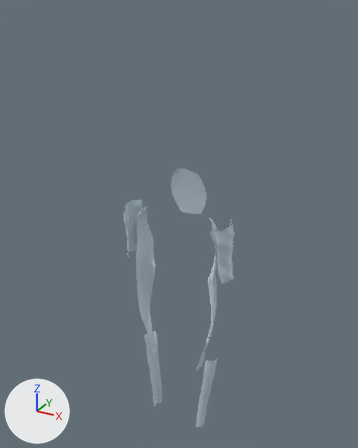
What one commit did to the glTF model public/models/fascia.glb.
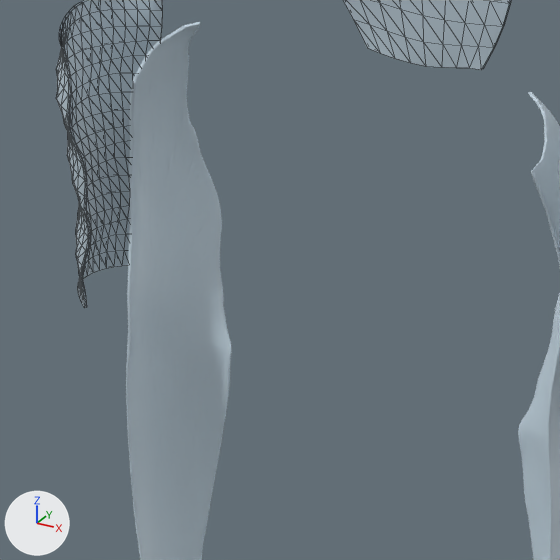
The first picture shows the older version from a 50 mm camera at (0.764, -1.413, 0.731) aimed at (-0.023, 0.019, 0.015). The close-ups show the older and then the newer version on the part from 32% to 60% of the width and 45% to 68% of the height of that picture. Only the edits that show in the close-ups are written down. Lighting does not change. The marker at lower left points along +X, +Y and +Z. The close-ups show mesh edges as thin lines.

Names of what the first close-up shows: 'fascia-lata-d', 'fascia-thoracolombaire', 'tractus-ilio-tibial-d', 'tractus-ilio-tibial-g'.
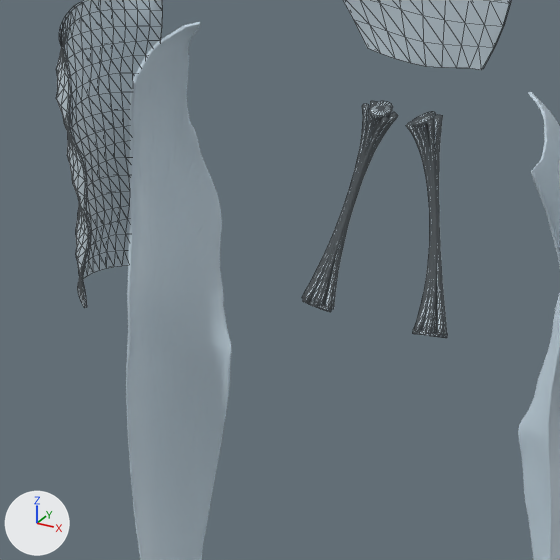
Where the change shows, as pixel boxes [x1, y1, x2, y2] in the close-ups (560 x 560 px):
'sacro-tubereux-g', added
    after: [406, 112, 447, 338]
'sacro-tubereux-d', added
    after: [302, 101, 398, 312]

The change, as a list of edits to the scene's bpy script:
```text
Add mat_defaultmaterial_009:
    mat_defaultmaterial_009 = bpy.data.materials.new('DefaultMaterial.009')
    mat_defaultmaterial_009.use_nodes = True; mat_defaultmaterial_009.node_tree.nodes.clear()
    _N = mat_defaultmaterial_009.node_tree.nodes; _L = mat_defaultmaterial_009.node_tree.links
    n0 = _N.new('ShaderNodeOutputMaterial'); n0.name = 'Material Output'
    n1 = _N.new('ShaderNodeBsdfPrincipled'); n1.name = 'Principled BSDF'
    n2 = _N.new('ShaderNodeVertexColor'); n2.name = 'Color Attribute'
    _L.new(n1.outputs[0], n0.inputs[0])  # 'BSDF' to 'Surface'
    _L.new(n2.outputs[0], n1.inputs[0])  # 'Color' to 'Base Color'
Add mat_defaultmaterial_008:
    mat_defaultmaterial_008 = bpy.data.materials.new('DefaultMaterial.008')
    mat_defaultmaterial_008.use_nodes = True; mat_defaultmaterial_008.node_tree.nodes.clear()
    _N = mat_defaultmaterial_008.node_tree.nodes; _L = mat_defaultmaterial_008.node_tree.links
    n0 = _N.new('ShaderNodeOutputMaterial'); n0.name = 'Material Output'
    n1 = _N.new('ShaderNodeBsdfPrincipled'); n1.name = 'Principled BSDF'
    n2 = _N.new('ShaderNodeVertexColor'); n2.name = 'Color Attribute'
    _L.new(n1.outputs[0], n0.inputs[0])  # 'BSDF' to 'Surface'
    _L.new(n2.outputs[0], n1.inputs[0])  # 'Color' to 'Base Color'
Add me_sacro_tubereux_g:
    me_sacro_tubereux_g.from_pydata(...)  # 1808 vertices, 3564 faces; spans x 0.0057..0.0563, y -0.0198..0.0447, z -0.114..0.0244
    me_sacro_tubereux_g.materials.append(mat_defaultmaterial_009)
Add me_sacro_tubereux_d:
    me_sacro_tubereux_d.from_pydata(...)  # 1808 vertices, 3564 faces; spans x -0.0529..-0.005, y -0.0197..0.0447, z -0.1143..0.0243
    me_sacro_tubereux_d.materials.append(mat_defaultmaterial_008)
Add ob_sacro_tubereux_g:
    ob_sacro_tubereux_g = bpy.data.objects.new('sacro-tubereux-g', me_sacro_tubereux_g)
    ob_sacro_tubereux_g.location = (0.0, 0.0, 0.0)
Add ob_sacro_tubereux_d:
    ob_sacro_tubereux_d = bpy.data.objects.new('sacro-tubereux-d', me_sacro_tubereux_d)
    ob_sacro_tubereux_d.location = (0.0, 0.0, 0.0)
```
